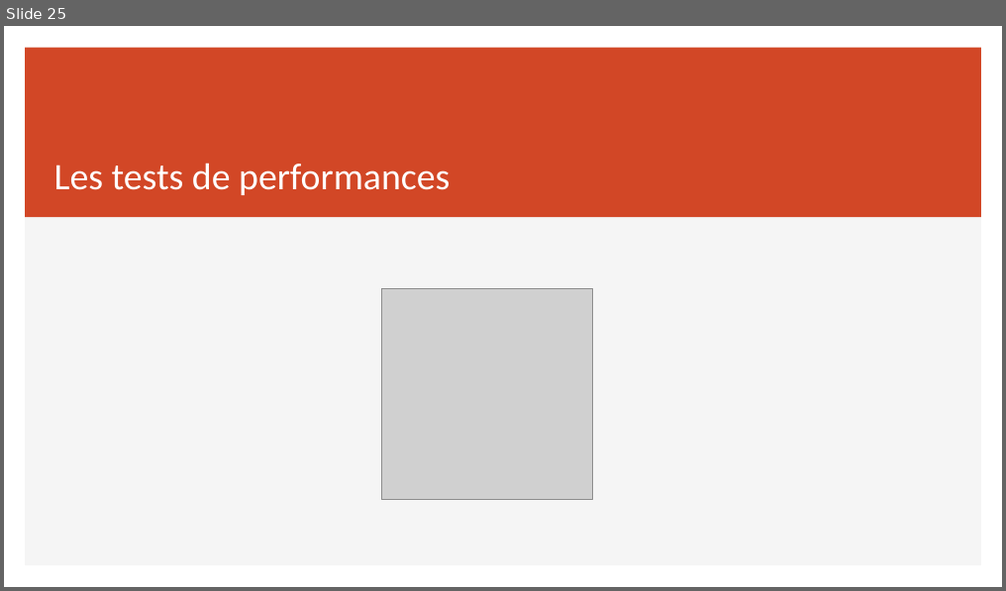
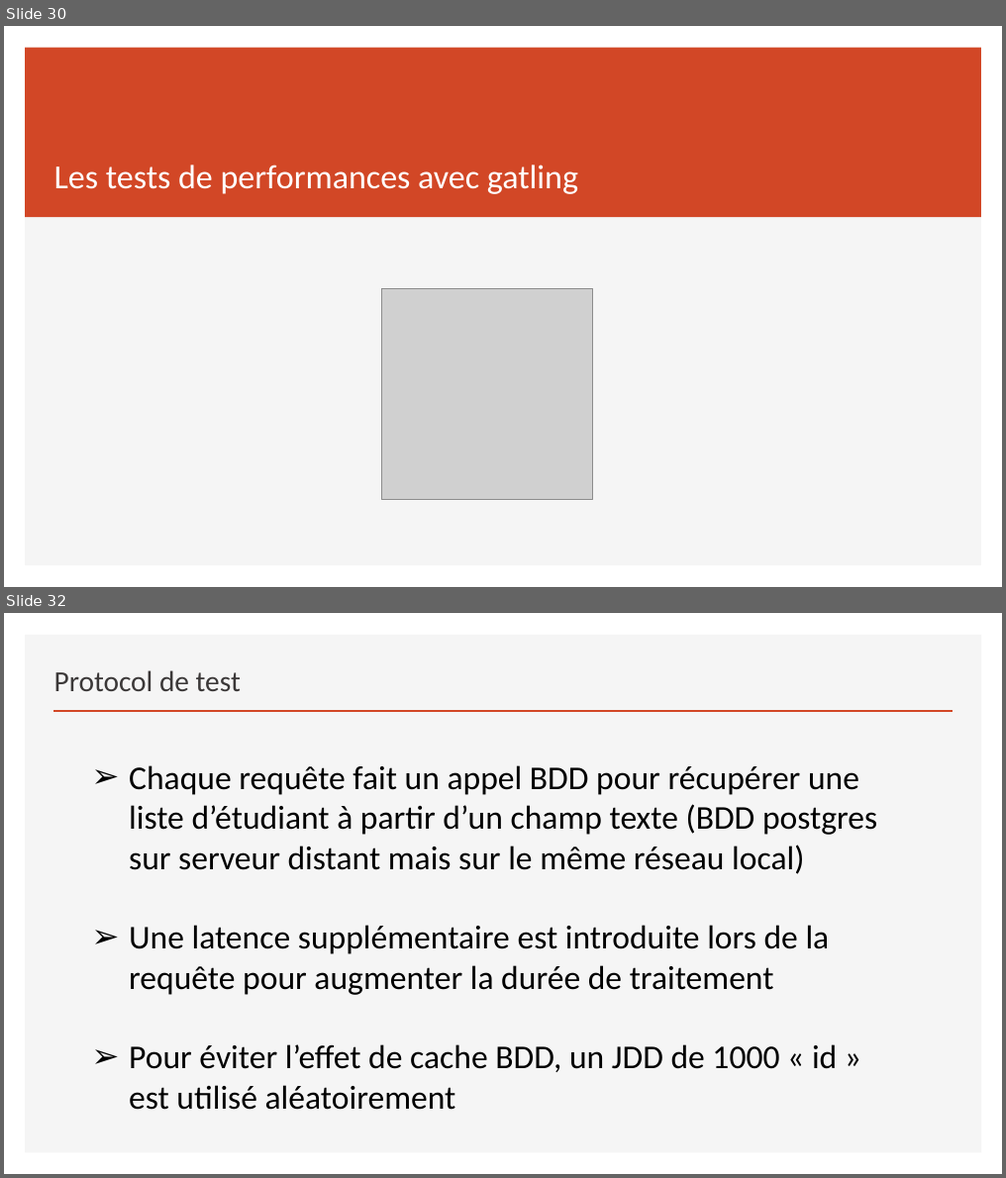
Before and after one commit to sebzuki/webflux-vs-web, a slide deck: REACTIVE.pptx. Shown one above the other, each under a label of ours: slide 25 before the commit, slides 30 and 32 after it; the slides between them are not shown. The pictures are 1006x591 and 1006x1178 pixels, drawn with LibreOffice and Linux fonts; fonts in the diff are those of the drawing; grey boxes stand for pictures. Boxes give left, top, right and bottom in pixels: in the first picture for what was removed or moved away, otherwise in the second. Text is boxed around its words. In the diff, an @@ line names an element or a change of style, - is before the commit and + after.

```diff
--- a/REACTIVE.pptx
+++ b/REACTIVE.pptx
@@ slide 32 added at <box>4,613,1002,1174</box>, background #FFFFFF; not listed: 1 template element that a slide beside it also shows @@
@@ title added at <box>54,670,241,691</box>, 28 pt, text #3B3838 @@
+Protocol de test
@@ line added from (54, 711) to (952, 711), #D24726 2 pt @@
@@ text added at <box>129,765,877,1110</box>, 32 pt, text #000000 @@
+  ➢ Chaque requête fait un appel BDD pour récupérer une liste d’étudiant à partir d’un champ texte (BDD postgres sur serveur distant mais sur le même réseau local)
+  ➢ Une latence supplémentaire est introduite lors de la requête pour augmenter la durée de traitement
+  ➢ Pour éviter l’effet de cache BDD, un JDD de 1000 « id » est utilisé aléatoirement
@@ what was slide 25 is now slide 30 @@
@@ slide 30 changed as well @@
@@ title at <box>54,165,578,194</box>: text changed; size 36 to 32.4 pt @@
-Les tests de performances
+Les tests de performances avec gatling
```
Also in this commit, not shown: 6 other slides changed, 32 other slides added, 11 slides removed, 33 other files.
